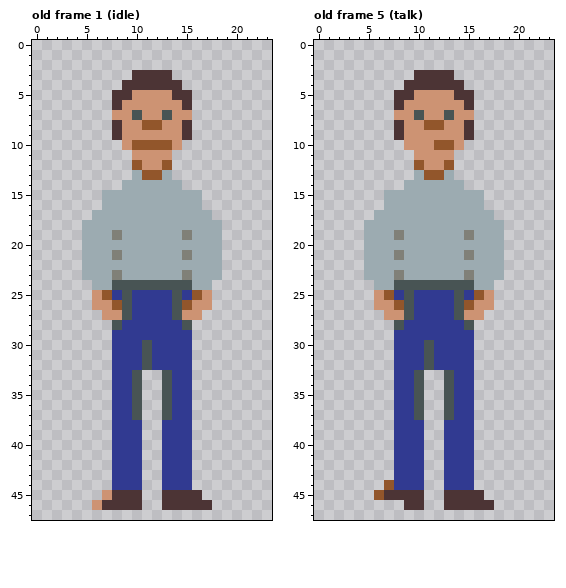
Pixel-art file: resources/character.aseprite. The picture above was drawn from the file before the commit.
24x48 pixels, 14 frames. Shown: old frame 1 (idle), old frame 5 (talk). The commit also changed other frames, which this record leaves out.
The same view after the edit:
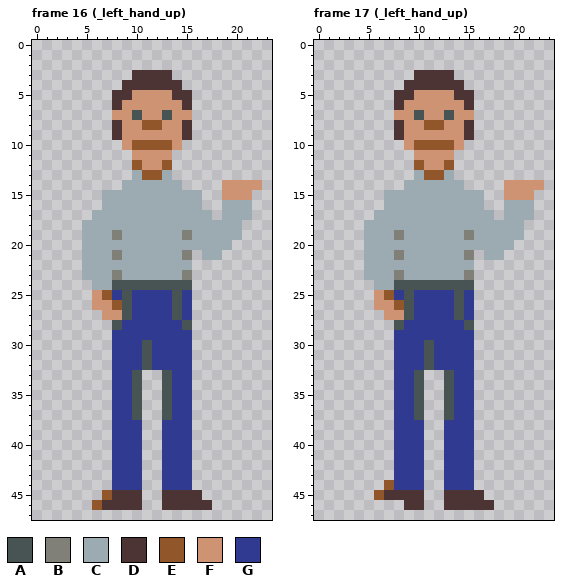
Palette (. is transparent): A #485454  B #808078  C #9cabb1  D #4c3435  E #92562b  F #cd9373  G #313a91
A new or re-ordered frame is compared with the old frame closest to it.
Diff:
frames 14 -> 19
--- frame 16 (_left_hand_up) is new; against old frame 1 (idle)
@@ x 13..23 @@
 13 C..........
-14 CC.........
-15 CCCC.......
-16 CCCC.......
-17 CCCCC......
-18 CCCCCC.....
-19 CCBCCC.....
-20 CCCCCC.....
-21 CCBCCC.....
-22 CCCCCC.....
-23 CCBCCC.....
-24 AAACC......
-25 GAGEF......
-26 GAEFF......
-27 GAFF.......
+14 CC....FFFF.
+15 CCCC..FFF..
+16 CCCC..CCC..
+17 CCCCC.CCC..
+18 CCCCCCCC...
+19 CCBCCCCC...
+20 CCCCCCC....
+21 CCB.CC.....
+22 CCC........
+23 CCB........
+24 AAA........
+25 GAG........
+26 GAG........
+27 GAG........
 28 GGA........
@@ x 4..9 @@
 44 ....GG
-45 ...FDD
-46 ..FDDD
+45 ...EDD
+46 ..EDDD
 47 ......
--- frame 17 (_left_hand_up) is new; against old frame 5 (talk)
@@ x 8..13 @@
  9 DFFFFF
-10 .FFFEE
+10 .FEEEE
 11 ..FFFF
@@ x 13..23 @@
 13 C..........
-14 CC.........
-15 CCCC.......
-16 CCCC.......
-17 CCCCC......
-18 CCCCCC.....
-19 CCBCCC.....
-20 CCCCCC.....
-21 CCBCCC.....
-22 CCCCCC.....
-23 CCBCCC.....
-24 AAACC......
-25 GAGEF......
-26 GAEFF......
-27 GAFF.......
+14 CC....FFFF.
+15 CCCC..FFF..
+16 CCCC..CCC..
+17 CCCCC.CCC..
+18 CCCCCCCC...
+19 CCBCCCCC...
+20 CCCCCCC....
+21 CCB.CC.....
+22 CCC........
+23 CCB........
+24 AAA........
+25 GAG........
+26 GAG........
+27 GAG........
 28 GGA........
Boxes around the changes in both pictures, in picture pixels (x1, y1, x2, y2):
changed: (182, 180, 262, 320)
changed: (92, 490, 112, 510)
changed: (414, 140, 434, 150)
changed: (464, 180, 544, 320)
